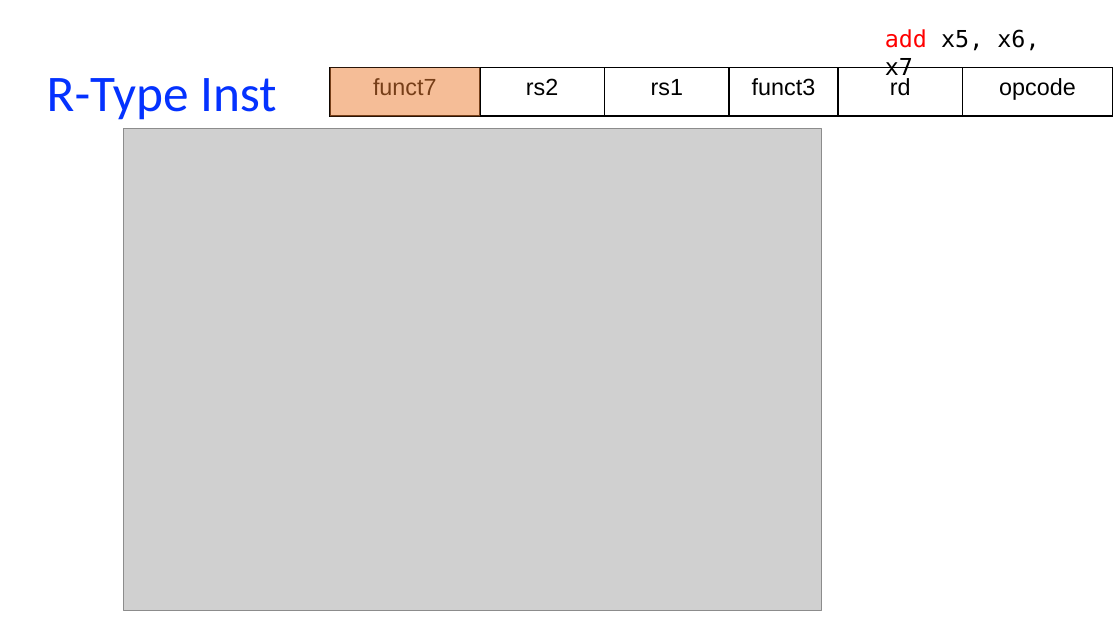
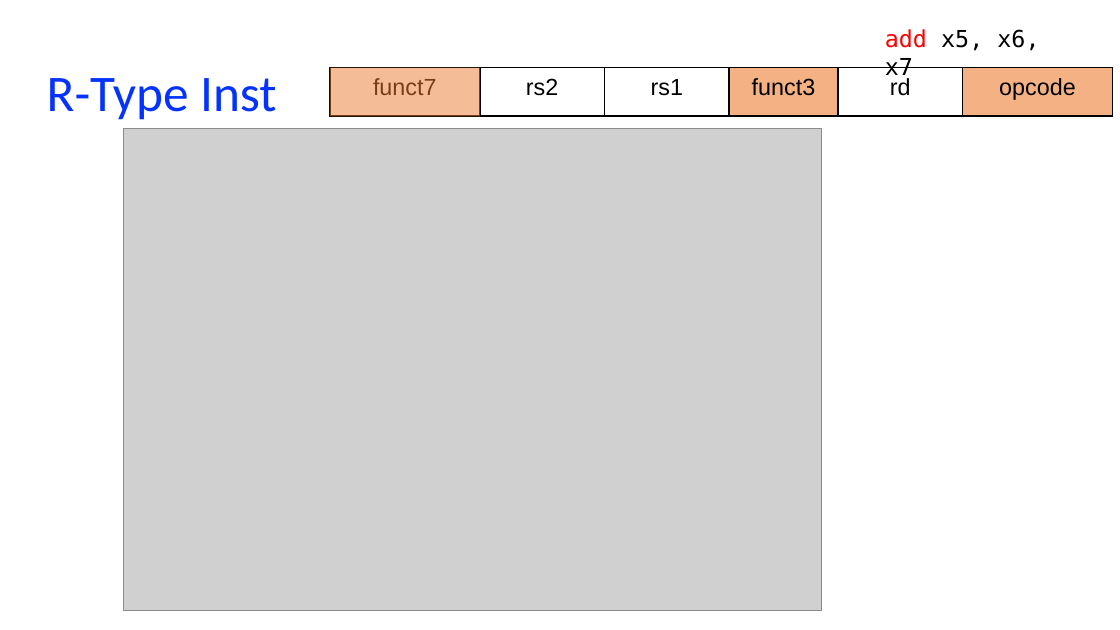
Before and after one commit to NYU-CSO/nyu-cso.github.io, a slide deck: slide 25 of notes/arch-cpu-simple.pptx. Drawn at 1120x630 pixels with LibreOffice and Linux fonts; fonts in the diff are those of the drawing; grey boxes stand for pictures. Boxes give left, top, right and bottom in pixels: in the first picture for what was removed or moved away, otherwise in the second. Text is boxed around its words. In the diff, an @@ line names an element or a change of style, - is before the commit and + after.

```diff
--- a/notes/arch-cpu-simple.pptx
+++ b/notes/arch-cpu-simple.pptx
@@ rectangle "funct3" at (729,67,838,116): fill none to #F4B183 @@
@@ rectangle "opcode" at (963,67,1112,116): fill none to #F4B183 @@
```
Also in this commit, not shown: 4 other slides changed, 2 other files.
